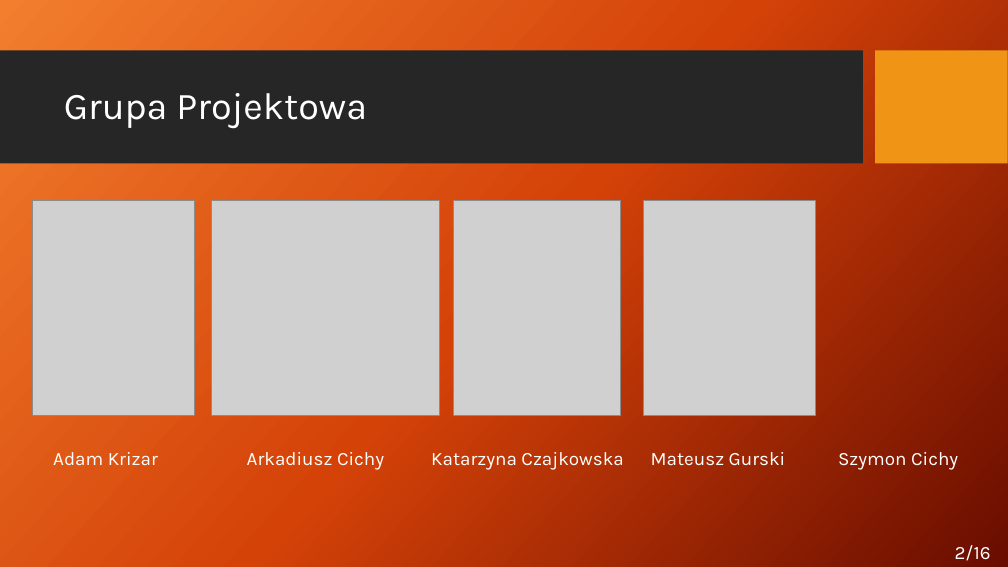
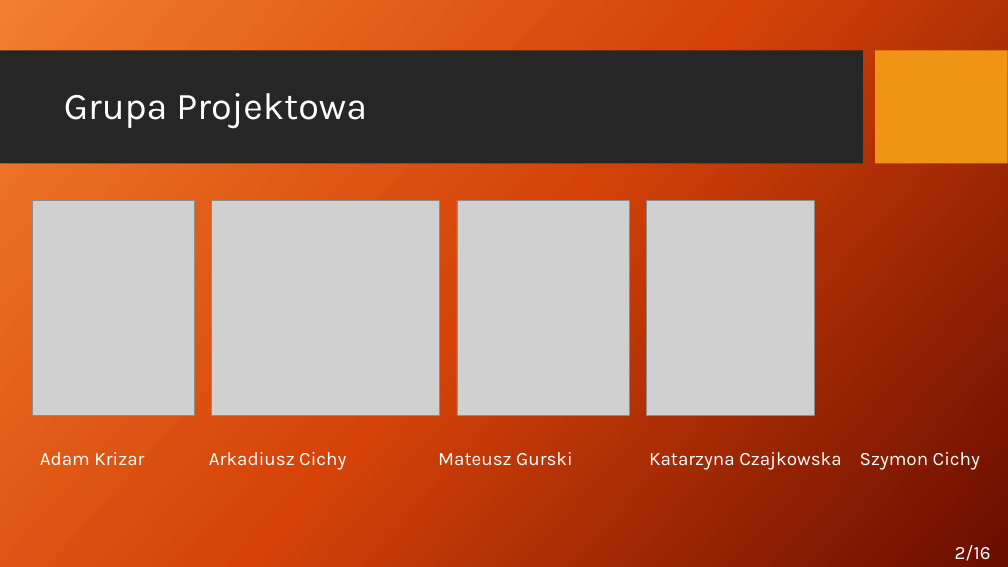
Before and after one commit to AdamStudies-PWR/ProjektZespolowyPWR, a slide deck: slide 2 of przentacja.pptx. Drawn at 1008x567 pixels with LibreOffice and Linux fonts; fonts in the diff are those of the drawing; grey boxes stand for pictures; background and template pictures are left out. Boxes give left, top, right and bottom in pixels: in the first picture for what was removed or moved away, otherwise in the second. Text is boxed around its words. In the diff, an @@ line names an element or a change of style, - is before the commit and + after.

```diff
--- a/przentacja.pptx
+++ b/przentacja.pptx
@@ picture: place and size @@
-picture at <box>644,200,816,416</box>
+picture at <box>457,200,629,416</box>
@@ picture: place and size @@
-picture at <box>454,200,622,416</box>
+picture at <box>647,200,814,416</box>
@@ text at <box>40,452,980,470</box>: text changed @@
-Adam Krizar Arkadiusz Cichy Katarzyna Czajkowska Mateusz Gurski Szymon Cichy
+Adam Krizar Arkadiusz Cichy Mateusz Gurski Katarzyna Czajkowska Szymon Cichy
```
Also in this commit, not shown: 2 other files.
